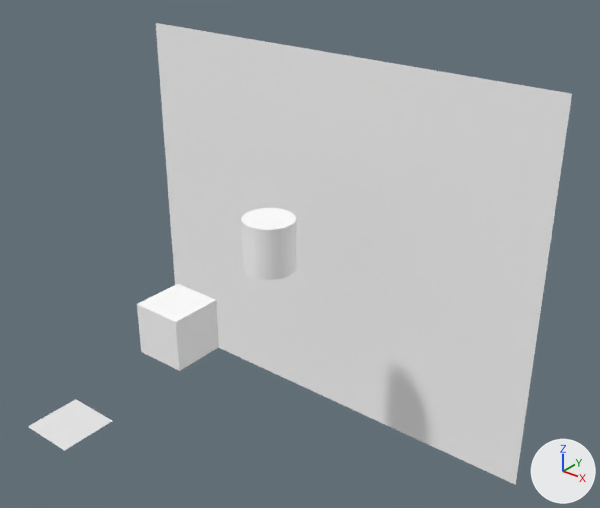
A saved change to the Blender file time_of_flight.blend.
Both versions are drawn from a 50 mm camera at (19.7, -11.1, 15.5) aimed at (2.1, 11.0, 1.8). Arrows for +X, +Y and +Z are at lower right; the lights stay in place.
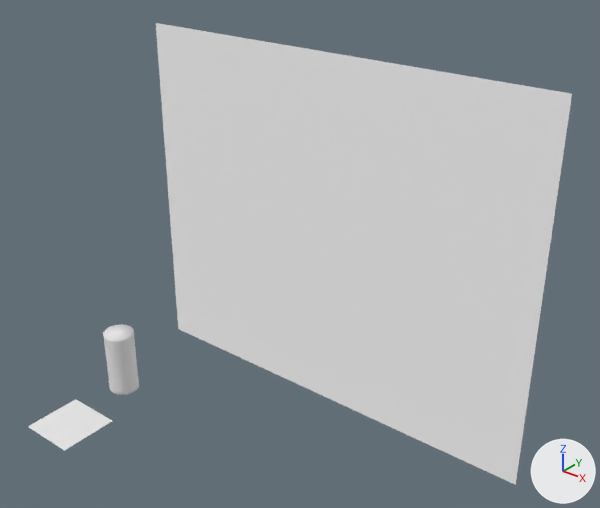
Commit message: Randomization of cylinder surface.

Patch to the scene script:
```diff
--- a/time_of_flight.blend.py
+++ b/time_of_flight.blend.py
@@ mat_cylinder @@
+mat_cylinder = diffuse_material('cylinder')
+mat_cylinder.base_color = (0.8, 0.8, 0.8)  # white #e7e7e7
@@ me_cylinder_001 @@
+me_cylinder_001.from_pydata(...)  # 737 vertices, 706 faces; spans x -0.5..0.5, y -0.5..0.5, z 0.05..2.25
+me_cylinder_001.polygons.foreach_set('use_smooth', [True] * 706)
+me_cylinder_001.materials.append(mat_cylinder)  # white #e7e7e7
@@ ob_cylinder @@
 ob_cylinder.location = (1.45, 9.95, 2.47)
+ob_cylinder.hide_set(True)  # its collection is switched off
@@ ob_cube @@
 ob_cube.location = (0.0, 6.53, -0.02)
+ob_cube.hide_set(True)  # its collection is switched off
@@ ob_cylinder_001 @@
+ob_cylinder_001 = bpy.data.objects.new('Cylinder.001', me_cylinder_001)
+ob_cylinder_001.location = (0.0, 3.85, -1.25)
+ob_cylinder_001.rotation_euler = (0.0, 0.0, 1.571)  # degrees (0, 0, 90)
```

Location of each change, [x1, y1, x2, y2] in pixels of the pictures (600 x 508 px):
'Cube', hidden: before [137, 284, 219, 371]
'Cylinder', hidden: before [241, 208, 296, 280]
'Cylinder.001', added: after [103, 324, 139, 395]
